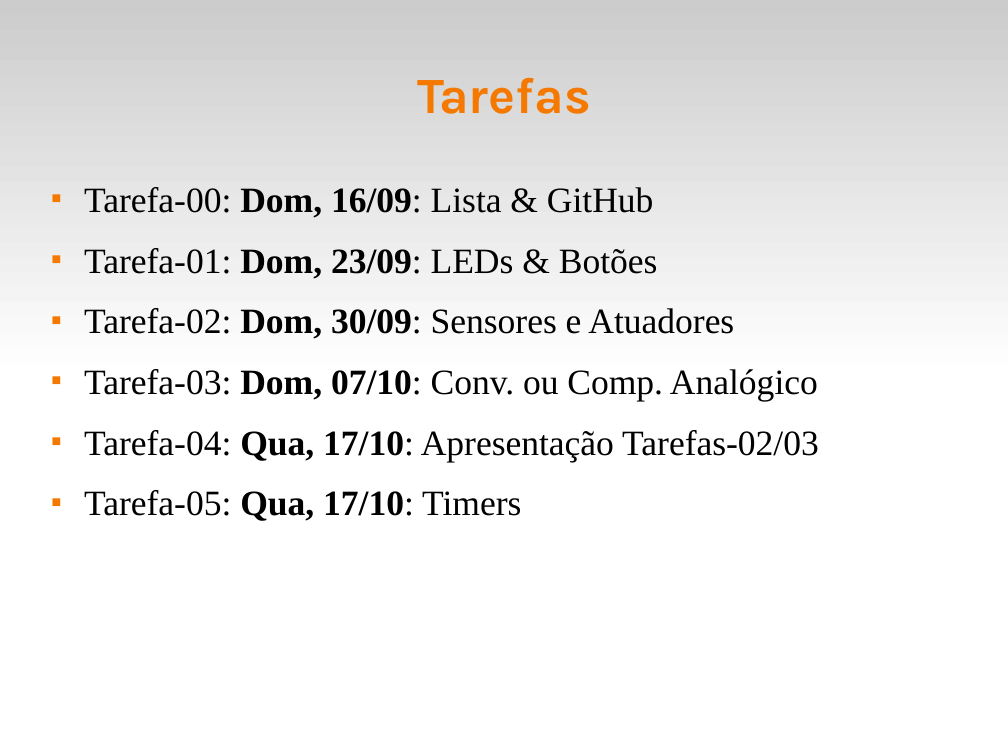
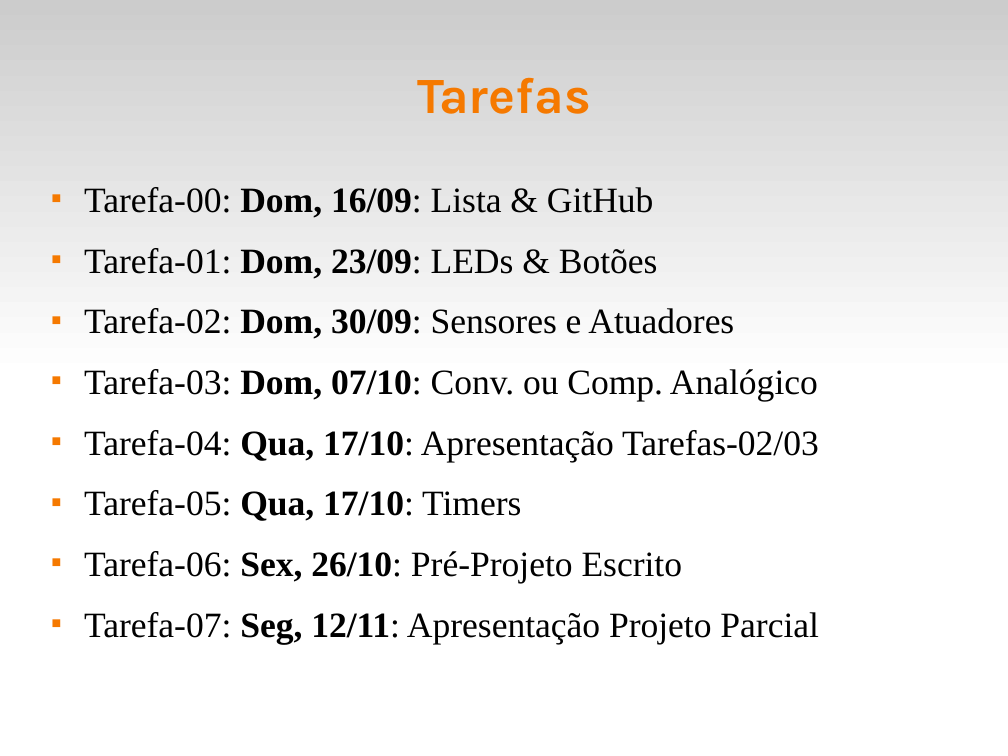
Before and after one commit to fsantanna-uerj/SE, a slide deck: slide 15 of Slides/se-00-intro.odp. Drawn at 1008x756 pixels with LibreOffice and Linux fonts; fonts in the diff are those of the drawing. Boxes give left, top, right and bottom in pixels: in the first picture for what was removed or moved away, otherwise in the second. Text is boxed around its words. In the diff, an @@ line names an element or a change of style, - is before the commit and + after.

```diff
--- a/Slides/se-00-intro.odp
+++ b/Slides/se-00-intro.odp
@@ text at <box>84,551,819,644</box>: paragraphs added @@
+■ Tarefa-06: Sex, 26/10: Pré-Projeto Escrito
+■ Tarefa-07: Seg, 12/11: Apresentação Projeto Parcial
```
Also in this commit, not shown: 2 slides added, 1 slide removed, 2 other files.
